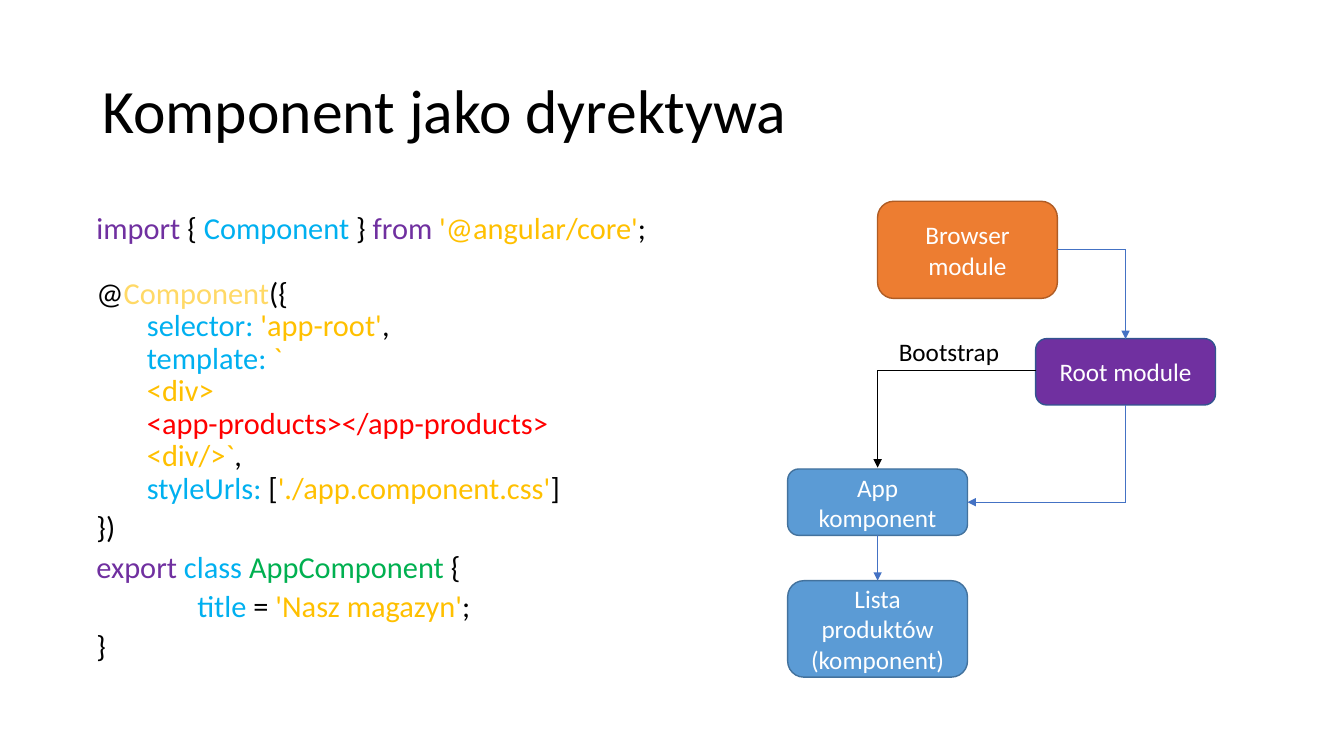
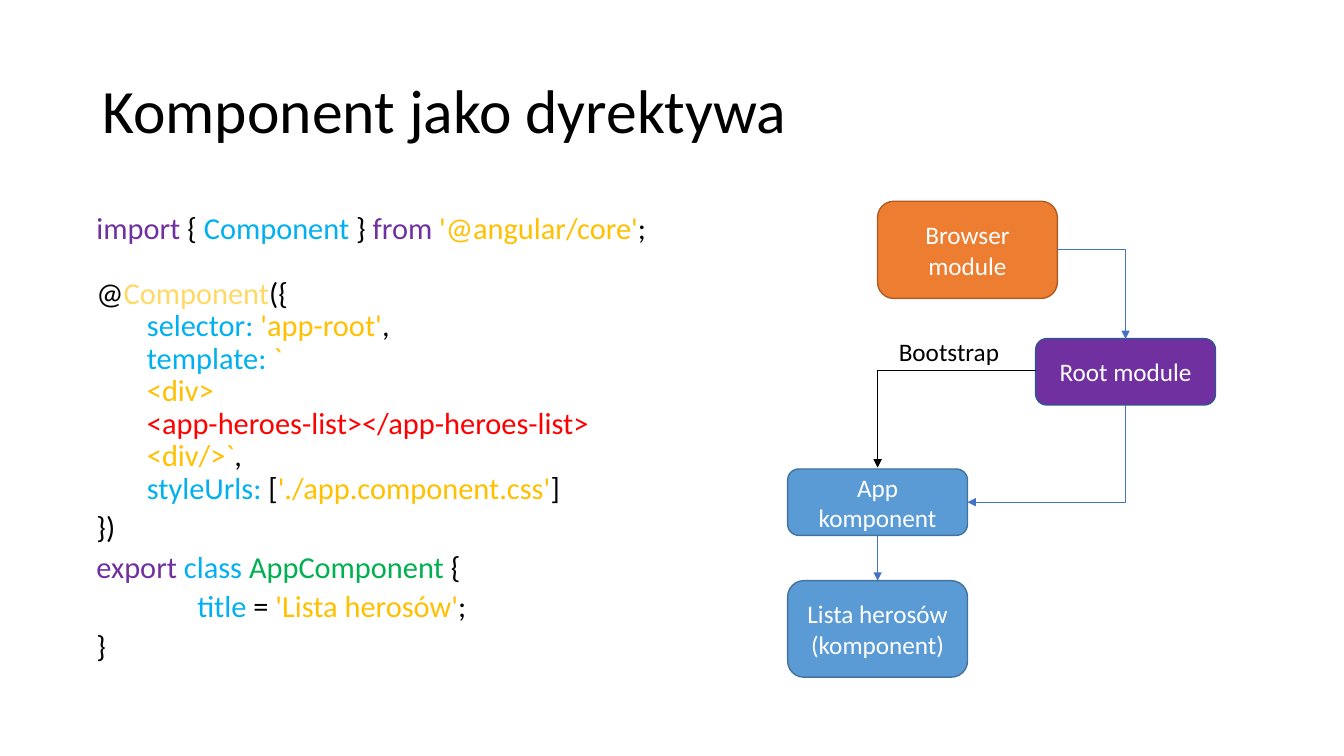
Before and after one commit to VadimPeczynski/Angular-Workshop, a slide deck: slide 21 of 1/presentation/Angular 1.pptx. Drawn at 1344x756 pixels with LibreOffice and Linux fonts; fonts in the diff are those of the drawing. Boxes give left, top, right and bottom in pixels: in the first picture for what was removed or moved away, otherwise in the second. Text is boxed around its words. In the diff, an @@ line names an element or a change of style, - is before the commit and + after.

```diff
--- a/1/presentation/Angular 1.pptx
+++ b/1/presentation/Angular 1.pptx
@@ text at <box>147,413,589,439</box>: text changed @@
-  <app-products></app-products>
+  <app-heroes-list></app-heroes-list>
@@ text at <box>197,596,467,621</box>: text changed @@
-title = 'Nasz magazyn';
+title = 'Lista herosów';
@@ text in rounded rectangle at <box>807,605,947,658</box>: text changed @@
-Lista produktów (komponent)
+Lista herosów (komponent)
```
Also in this commit, not shown: 4 other slides changed, 1 slide added, 1 other file.
